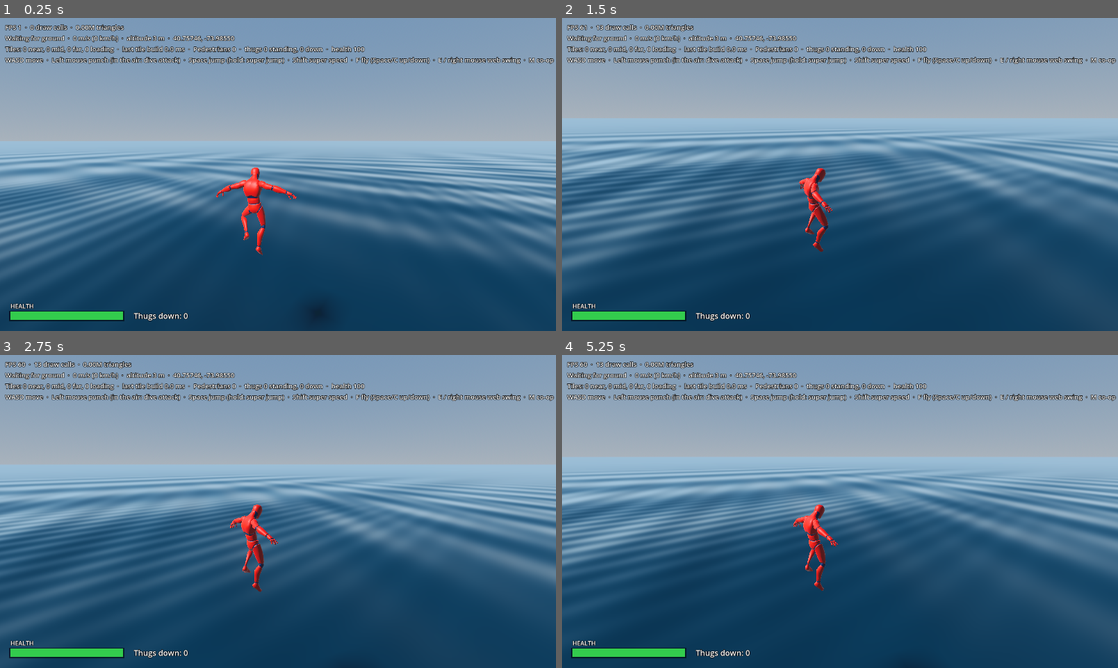
Above: before the commit, frames 1-4 (two rows, left to right).
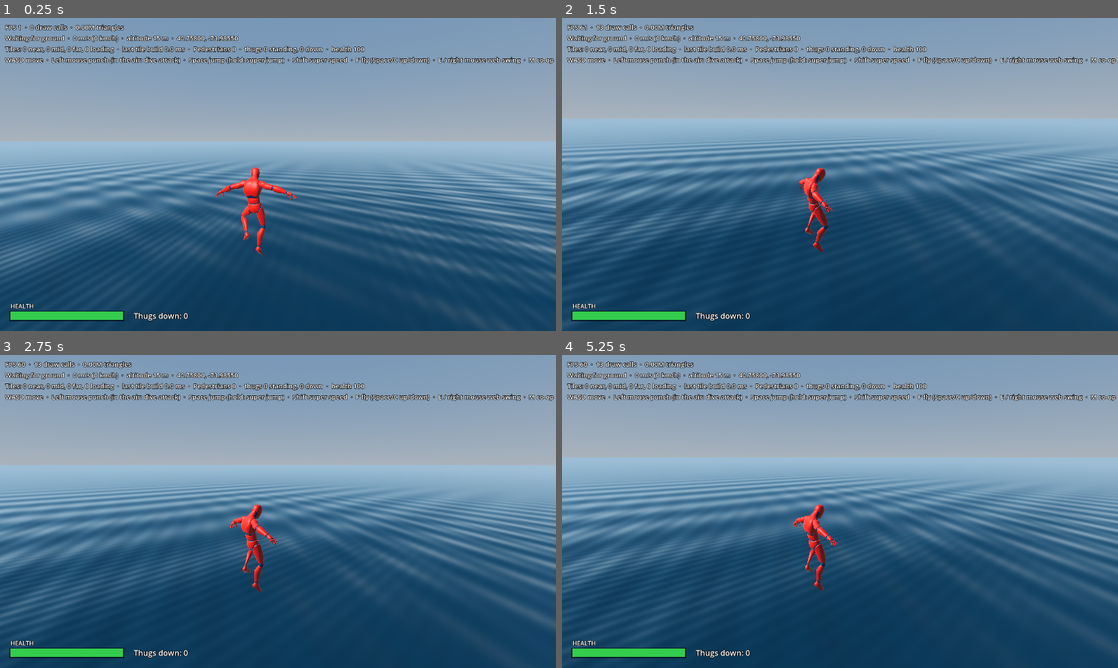
Above: after the commit, the same moments.

Repository: gmmeyer/nycheroes
Game: Godot game, scene res://scenes/world.tscn
Same seed, same stepped clock (60 frames per second), same inputs: the game is played once before the commit and once after it.
Inputs (mouse positions are in pixels of both pictures, inside the frame that each line leads up to):
- Up to frame 1 (0.25 s): no input
- Up to frame 2 (1.5 s): tap Enter at 0.5 s; move the mouse to (962, 158) at 0.52 s; press the mouse at (962, 158) at 0.53 s; hold D (move_right) 0.53-1.28 s; tap Space (jump) at 0.77 s; move the mouse to (812, 174) at 1.27 s; release the mouse at (812, 174) at 1.28 s; hold W (move_forward) from 1.28 s (still down); click (812, 174) at 1.35 s
- Up to frame 3 (2.75 s): keep holding W (move_forward); tap Space (jump) at 1.52 s; move the mouse to (289, 505) at 2.02 s; press the mouse at (289, 505) at 2.03 s; tap F (fly_toggle) at 2.1 s
- Up to frame 4 (5.25 s): keep holding W (move_forward); move the mouse to (834, 517) at 2.77 s; release the mouse at (834, 517) at 2.78 s; tap Shift (sprint) at 2.85 s; tap Space (jump) at 3.02, 3.77, 4.52 s; click (834, 517) at 3.05 s; move the mouse to (878, 514) at 3.52 s; hold E (web) 3.53-4.28 s; click (878, 514) at 3.8 s; move the mouse to (795, 508) at 4.27 s; tap Q at 4.35 s; click (795, 508) at 4.55 s; move the mouse to (845, 511) at 5.02 s; press the mouse at (845, 511) at 5.03 s

The runs differ from the first frame. In frame 1, 12% of the frame differs, in the area x 0-100%, y 5-99%; in frame 2, 12%, in the area x 0-100%, y 5-83%; in frame 3, 12%; in frame 4, 12%.

Commit message:
Add real terrain to the city
The ground now has its real heights instead of being flat at 2 m: Times
Square at 15 m, Washington Heights around 60 m, Staten Island's hills
around 100 m.

- tools/citygen: fetch_data.py downloads the USGS 3DEP 1/3 arc-second
  elevation model; terrain.py resamples it onto a 5 m grid in our map
  projection (rasterio added to requirements)
- Streets, sidewalks and parks bend with the terrain on a 20 m lattice
  (40 m and 160 m in coarser tiles), with smooth normals; sidewalk lanes
  and building bases use the same lattice heights, so they sit exactly
  on the mesh
- Buildings stand on their lowest corner; bridge decks ramp down to the
  real street height and measure clearance from the water below them
- 904 lakes, reservoirs, ponds and creeks above sea level get a water
  surface over a lake bed (tile format v5 adds a water surface); their
  surfaces are on a new "water" physics layer, and heroes swim at
  whatever level the water is
- Game: the hero is dropped onto the ground at spawn (Game.place_hero),
  the default spawn moved off a building roof, and pedestrians and gangs
  spawn only near street level; CityStreamer.ground_height_at() finds
  the ground for tests, demos and thug spawns
- Hero test checks swimming in the Central Park Reservoir
- Roadmap: step 6 in progress (terrain done)

Co-Authored-By: Claude Opus 5.5 <noreply@anthropic.com>

Diff:
--- a/project.godot
+++ b/project.godot
@@ -99,6 +99,7 @@
 3d_physics/layer_2="heroes"
 3d_physics/layer_3="npcs"
 3d_physics/layer_4="ragdolls"
+3d_physics/layer_5="water"
 
 [physics]
 
--- a/scenes/world.tscn
+++ b/scenes/world.tscn
@@ -83,6 +83,7 @@
 script = ExtResource("1_city")
 building_material = SubResource("ShaderMaterial_building")
 ground_material = SubResource("ShaderMaterial_ground")
+water_material = SubResource("ShaderMaterial_ocean")
 
 [node name="Ocean" type="MeshInstance3D" parent="."]
 cast_shadow = 0
--- a/scripts/game/demo_director.gd
+++ b/scripts/game/demo_director.gd
@@ -7,10 +7,12 @@
 
 ## Manhattan's avenues run about 29 degrees east of north.
 const AVENUE := Vector3(0.485, 0.0, -0.875)
-## 6th Avenue just north of Times Square, with clear street ahead (world meters).
-const START := Vector3(420.0, 3.0, -220.0)
+## 6th Avenue just north of Times Square, with clear street ahead (world
+## meters; dropped onto the street).
+const START := Vector3(420.0, 30.0, -220.0)
 const SETTLE_TIME := 1.0
 
+@export var game: Game
 @export var hero: Hero
 @export var camera: ThirdPersonCamera
 @export var city: CityStreamer
@@ -28,8 +30,7 @@
 
 func _ready() -> void:
 	process_physics_priority = -20  # before the hero reads its input
-	hero.global_position = WorldOrigin.to_local(START)
-	hero.facing = _avenue_yaw
+	game.place_hero(START, _avenue_yaw, true)
 	_yaw = _avenue_yaw + 2.4
 	camera.yaw = _yaw
 	camera.pitch = _pitch
--- a/scripts/game/game.gd
+++ b/scripts/game/game.gd
@@ -1,14 +1,19 @@
+class_name Game
 extends Node3D
-## Sets up a play session: places the hero (?spawn=x,y,z,yaw), lets it move once
-## the ground under it has loaded, and toggles the free-fly debug camera with F1
-## (starting with ?cam=... also starts in the free camera). ?demo plays a
-## scripted tour of the powers instead of taking player input.
+## Sets up a play session: places the hero (?spawn=x,y,z,yaw; without one, on
+## the ground at Times Square), lets it move once the ground under it has
+## loaded, and toggles the free-fly debug camera with F1 (starting with
+## ?cam=... also starts in the free camera). ?demo plays a scripted tour of
+## the powers instead of taking player input.
 ##
 ## Co-op: M opens the co-op menu; ?host hosts a game and ?join=CODE joins one
 ## (invite links use it). Players who join start next to the host's hero.
 
-## Times Square, facing north up Broadway (world meters).
-const DEFAULT_SPAWN := Vector3(0.0, 3.0, 60.0)
+## Times Square, facing north up Broadway (world meters; dropped onto the ground).
+const DEFAULT_SPAWN := Vector3(0.0, 15.0, 0.0)
+## Physics ticks to wait for new collision to show up before giving up on
+## finding the ground (over open water there is none).
+const DROP_TRIES := 30
 
 @export var hero: Hero
 @export var hero_camera: ThirdPersonCamera
@@ -21,17 +26,19 @@
 @export var coop_panel: CoopPanel
 
 var _free_camera_on := false
+var _drop_to_ground := false
+var _drop_tries := 0
 
 
 func _ready() -> void:
 	var spawn := LaunchOptions.get_floats("spawn")
-	var spawn_point := Vector3(spawn[0], spawn[1], spawn[2]) if spawn.size() >= 3 else DEFAULT_SPAWN
-	hero.global_position = WorldOrigin.to_local(spawn_point)
-	if spawn.size() >= 4:
-		hero.facing = deg_to_rad(spawn[3])
-	hero_camera.yaw = hero.facing
+	var facing := deg_to_rad(spawn[3]) if spawn.size() >= 4 else hero.facing
+	if spawn.size() >= 3:
+		place_hero(Vector3(spawn[0], spawn[1], spawn[2]), facing)
+	else:
+		place_hero(DEFAULT_SPAWN, facing, true)
 	_set_free_camera(LaunchOptions.has("cam"))
-	players.placed_by_host.connect(_place_hero)
+	players.placed_by_host.connect(place_hero)
 	coop_panel.toggled.connect(func(_open: bool) -> void: _update_controls())
 	Net.state_changed.connect(_on_net_state_changed)
 	if LaunchOptions.has("demo"):
@@ -43,8 +50,31 @@
 
 
 func _physics_process(_delta: float) -> void:
-	if hero.frozen and city.has_collision_at(hero.world_position()):
-		hero.frozen = false
+	if not hero.frozen or not city.has_collision_at(hero.world_position()):
+		return
+	if _drop_to_ground:
+		var ground := city.ground_height_at(hero.world_position())
+		_drop_tries += 1
+		if is_nan(ground) and _drop_tries < DROP_TRIES:
+			return  # the tile's collision is still being set up
+		if not is_nan(ground):
+			hero.global_position.y = ground + 0.05
+		_drop_to_ground = false
+	hero.frozen = false
+
+
+## Moves our hero to a world position (the host does this when we join) and
+## holds it there until the ground has loaded. With `drop`, the height isn't
+## known: the hero then lands on whatever is below.
+func place_hero(world_position: Vector3, facing: float, drop := false) -> void:
+	hero.set_mode(&"OnFoot")
+	hero.global_position = WorldOrigin.to_local(world_position)
+	hero.velocity = Vector3.ZERO
+	hero.facing = facing
+	hero.frozen = true
+	hero_camera.yaw = facing
+	_drop_to_ground = drop
+	_drop_tries = 0
 
 
 func _unhandled_input(event: InputEvent) -> void:
@@ -62,22 +92,12 @@
 	player_input.process_mode = Node.PROCESS_MODE_DISABLED
 	hud.visible = false
 	var director := DemoDirector.new()
+	director.game = self
 	director.hero = hero
 	director.camera = hero_camera
 	director.city = city
 	director.encounters = encounters
 	add_child(director)
-
-
-## Moves our hero to a world position (the host does this when we join) and
-## holds it there until the ground has loaded.
-func _place_hero(world_position: Vector3, facing: float) -> void:
-	hero.set_mode(&"OnFoot")
-	hero.global_position = WorldOrigin.to_local(world_position)
-	hero.velocity = Vector3.ZERO
-	hero.facing = facing
-	hero.frozen = true
-	hero_camera.yaw = facing
 
 
 func _on_net_state_changed() -> void:
--- a/scripts/hero/hero.gd
+++ b/scripts/hero/hero.gd
@@ -16,8 +16,10 @@
 const GRAVITY := 30.0
 const MAX_FALL_SPEED := 95.0
 const WORLD_LAYER := 1
-## Below this height the hero is in the water (sea level is 0, land is 2 m up).
+## This far below the water's surface, the hero is in the water.
 const WATER_LINE := -0.6
+## How far above and below the hero to look for a raised lake's surface.
+const WATER_PROBE := 4.0
 const MAX_HEALTH := 100.0
 ## Health comes back after this long without being hit.
 const REGEN_DELAY := 4.0
@@ -42,6 +44,10 @@
 var remote_id := 0
 ## For a copy: whether that player's hero is on the ground.
 var remote_grounded := false
+## For a copy: whether that player's hero is in the water.
+var remote_in_water := false
+## Height of the water surface around the hero: a raised lake's, or sea level (0).
+var water_level := 0.0
 
 # Input edges for this tick, worked out from `input`.
 var jump_pressed := false
@@ -77,6 +83,7 @@
 	_prev_position = global_position
 	if frozen or is_remote():
 		return
+	water_level = _find_water_level()
 	jump_pressed = input.jump_held and not _prev_jump
 	web_pressed = input.web_held and not _prev_web
 	attack_pressed = input.attack_held and not _prev_attack
@@ -153,7 +160,7 @@
 
 
 func is_in_water() -> bool:
-	return global_position.y < WATER_LINE
+	return remote_in_water if is_remote() else global_position.y < water_level + WATER_LINE
 
 
 func can_be_attacked() -> bool:
@@ -180,6 +187,14 @@
 		set_mode(&"KnockedOut")
 
 
+## The surface of a raised lake just above or below the hero, else sea level.
+func _find_water_level() -> float:
+	var query := PhysicsRayQueryParameters3D.create(global_position + Vector3.UP * WATER_PROBE,
+		global_position + Vector3.DOWN * WATER_PROBE, CityStreamer.WATER_LAYER)
+	var hit := get_world_3d().direct_space_state.intersect_ray(query)
+	return hit.position.y if hit else 0.0
+
+
 ## A hard landing: the faster the fall, the wider the blast.
 func _slam(impact_speed: float) -> void:
 	var power := clampf(inverse_lerp(SLAM_SPEED, MAX_FALL_SPEED, impact_speed), 0.0, 1.0)
--- a/scripts/hero/modes/on_foot_mode.gd
+++ b/scripts/hero/modes/on_foot_mode.gd
@@ -36,7 +36,7 @@
 @export var swim_speed := 5.0
 @export var swim_super_speed := 25.0
 @export var water_jump_speed := 16.0
-## Height the hero's feet float at (water surface is 0).
+## How far below the water's surface the hero's feet float.
 @export var float_height := -1.2
 
 ## True while jump is held on the ground; charge goes 0..1 once it's a super jump.
@@ -187,7 +187,7 @@
 	var horizontal := Vector3(hero.velocity.x, 0.0, hero.velocity.z).move_toward(wish * top_speed, 30.0 * delta)
 
 	# Bob back up to the surface, and leap out with jump.
-	var rise := (float_height - hero.global_position.y) * 4.0
+	var rise := (hero.water_level + float_height - hero.global_position.y) * 4.0
 	var vertical := lerpf(hero.velocity.y, rise, 1.0 - exp(-6.0 * delta))
 	if hero.jump_pressed:
 		vertical = water_jump_speed
--- a/scripts/net/player_sync.gd
+++ b/scripts/net/player_sync.gd
@@ -16,6 +16,7 @@
 const GROUNDED := 1
 const FROZEN := 2
 const CHARGING := 4
+const IN_WATER := 8
 ## Joining players appear this far to the side of the host's hero (meters).
 const JOIN_SPACING := 3.0
 
@@ -57,7 +58,7 @@
 	var melee := source.get_mode(&"Melee") as MeleeMode
 	var swing := source.get_mode(&"Swing") as SwingMode
 	var flags := (GROUNDED if source.is_on_floor() else 0) | (FROZEN if source.frozen else 0) \
-		| (CHARGING if on_foot.charging else 0)
+		| (CHARGING if on_foot.charging else 0) | (IN_WATER if source.is_in_water() else 0)
 	return [Time.get_ticks_msec(), source.world_position(), source.velocity, source.facing,
 		MODES.find(source.mode.name), flags, on_foot.charge, source.health, source.hurt_time,
 		melee.step, melee.punch_id, WorldOrigin.to_world(swing.anchor), WorldOrigin.to_world(swing.web_point)]
@@ -81,6 +82,7 @@
 	var flags: int = latest[5]
 	copy.remote_grounded = flags & GROUNDED != 0
 	copy.frozen = flags & FROZEN != 0
+	copy.remote_in_water = flags & IN_WATER != 0
 	var on_foot := copy.get_mode(&"OnFoot") as OnFootMode
 	on_foot.charging = flags & CHARGING != 0
 	on_foot.charge = latest[6]
--- a/scripts/npc/crowd_manager.gd
+++ b/scripts/npc/crowd_manager.gd
@@ -40,7 +40,8 @@
 		if pedestrian.world_position.distance_to(center) > despawn_distance:
 			pedestrians.erase(pedestrian)
 			pedestrian.queue_free()
-	if hero.frozen or center.y > MAX_SPAWN_ALTITUDE or pedestrians.size() >= max_pedestrians:
+	var above_street := center.y - city.ground_height_at(center, 0.5)
+	if hero.frozen or not above_street <= MAX_SPAWN_ALTITUDE or pedestrians.size() >= max_pedestrians:
 		return
 	var lanes := city.lanes_near(center, spawn_range.y)
 	if lanes.is_empty():
--- a/scripts/npc/encounter_director.gd
+++ b/scripts/npc/encounter_director.gd
@@ -15,6 +15,9 @@
 const MAX_SPAWN_ALTITUDE := 150.0
 ## Spacing between gang members along the sidewalk.
 const SPACING := 1.6
+## Gang members are placed on the ground found within this far above or
+## below where they're asked to go (streets slope).
+const GROUND_SEARCH := 6.0
 ## Players hear about thugs within this distance of their hero, and stop
 ## hearing about them past FORGET_RANGE.
 const SHARE_RANGE := 400.0
@@ -91,6 +94,9 @@
 	var gang: Array[Thug] = []
 	for k in count:
 		var spot := world_center + direction * (k - (count - 1) * 0.5) * SPACING
+		var ground := city.ground_height_at(spot, GROUND_SEARCH)
+		if ground > spot.y - GROUND_SEARCH:
+			spot.y = ground
 		var thug: Thug = THUG_SCENE.instantiate()
 		thug.net_id = _next_id
 		_next_id += 1
@@ -123,7 +129,8 @@
 	var cooldown: float = _cooldowns.get(key, 2.0) - UPDATE_INTERVAL
 	_cooldowns[key] = cooldown
 	var center := target.world_position()
-	if cooldown > 0.0 or target.frozen or center.y >= MAX_SPAWN_ALTITUDE or _gangs_near(center) >= max_gangs:
+	var above_street := center.y - city.ground_height_at(center, 0.5)
+	if cooldown > 0.0 or target.frozen or not above_street < MAX_SPAWN_ALTITUDE or _gangs_near(center) >= max_gangs:
 		return
 	if _spawn_gang_near(target, center):
 		_cooldowns[key] = respawn_delay
--- a/scripts/world/city_streamer.gd
+++ b/scripts/world/city_streamer.gd
@@ -20,6 +20,9 @@
 const MAX_ATTEMPTS := 3
 ## Physics layer 1, "world".
 const COLLISION_LAYER := 1
+## Physics layer 5, "water": raised lakes' surfaces, which nothing collides
+## with but heroes look for to know where the water is.
+const WATER_LAYER := 16
 ## Added to the camera distance when ordering downloads, so nearby detail
 ## arrives first and coarse tiles follow.
 const LEVEL_PRIORITY: Array[float] = [0.0, 400.0, 1500.0]
@@ -38,6 +41,7 @@
 @export var build_budget_msec := 6.0
 @export var building_material: Material
 @export var ground_material: Material
+@export var water_material: Material
 
 var loaded_counts: Array[int] = [0, 0, 0]
 ## World positions that need the ground loaded around them besides the
@@ -127,6 +131,17 @@
 		if not tile.lanes.is_empty() and tile.distance_to(world_position.x, world_position.z) < radius:
 			found.append_array(tile.lanes)
 	return found
+
+
+## Height of the first surface (ground, roof or bridge) straight down from
+## `search_from` meters above a world position (from the sky by default), or
+## NAN if nothing there has loaded with collision yet.
+func ground_height_at(world_position: Vector3, search_from := INF) -> float:
+	var start_y := minf(world_position.y + search_from, WorldOrigin.CEILING + 50.0)
+	var top := WorldOrigin.to_local(Vector3(world_position.x, start_y, world_position.z))
+	var query := PhysicsRayQueryParameters3D.create(top, top + Vector3.DOWN * (start_y + 100.0), COLLISION_LAYER)
+	var hit := get_world_3d().direct_space_state.intersect_ray(query)
+	return hit.position.y if hit else NAN
 
 
 func _tile_at(level: int, world_position: Vector3) -> Tile:
@@ -296,6 +311,9 @@
 					lane[p] += node.position
 				tile.lanes.append(lane)
 			continue
+		if surface.kind == CityTileDecoder.SURFACE_WATER:
+			node.add_child(_water_node(surface.mesh, near))
+			continue
 		var is_buildings: bool = surface.kind == CityTileDecoder.SURFACE_BUILDINGS
 		var instance := MeshInstance3D.new()
 		instance.mesh = surface.mesh
@@ -309,6 +327,23 @@
 			shape.shape = surface.mesh.create_trimesh_shape()
 			body.add_child(shape)
 	return node
+
+
+## A raised lake's surface, which heroes can find (but not stand on) up close.
+func _water_node(mesh: ArrayMesh, near: bool) -> Node3D:
+	var instance := MeshInstance3D.new()
+	instance.mesh = mesh
+	instance.material_override = water_material
+	instance.cast_shadow = GeometryInstance3D.SHADOW_CASTING_SETTING_OFF
+	if near:
+		var body := StaticBody3D.new()
+		body.collision_layer = WATER_LAYER
+		body.collision_mask = 0
+		var shape := CollisionShape3D.new()
+		shape.shape = mesh.create_trimesh_shape()
+		body.add_child(shape)
+		instance.add_child(body)
+	return instance
 
 
 func _unload(tile: Tile) -> void:
--- a/scripts/world/city_tile_decoder.gd
+++ b/scripts/world/city_tile_decoder.gd
@@ -9,12 +9,14 @@
 ## sidewalks, separated by index 0xFFFFFFFF.
 
 const MAGIC := "NYCT"
-const VERSION := 4
+const VERSION := 5
 const SURFACE_BUILDINGS := 0
 const SURFACE_GROUND := 1
 const SURFACE_LANES := 2
 ## Bridges: decks, columns, towers and cables (drawn with the ground material).
 const SURFACE_STRUCTURES := 3
+## Lakes, reservoirs and creeks above sea level (sea-level water is the ocean plane).
+const SURFACE_WATER := 4
 ## 0xFFFFFFFF read as a signed 32-bit index.
 const LANE_BREAK := -1
 
--- a/tests/combat_test.gd
+++ b/tests/combat_test.gd
@@ -11,6 +11,7 @@
 
 var _world: Node
 var _hero: Hero
+var _city: CityStreamer
 var _steps: Array[Dictionary] = []
 var _index := -1
 var _time := 0.0
@@ -24,6 +25,7 @@
 	_world.get_node("PlayerInput").process_mode = Node.PROCESS_MODE_DISABLED
 	_world.get_node("Encounters").process_mode = Node.PROCESS_MODE_DISABLED
 	_hero = _world.get_node("Hero")
+	_city = _world.get_node("City")
 	process_physics_priority = -20
 	_steps = [
 		_step("wait for the ground", 20.0, Callable(), func() -> bool: return not _hero.frozen),
@@ -99,6 +101,10 @@
 		var thug: Thug = THUG_SCENE.instantiate()
 		add_child(thug)
 		var spot := world_center + Vector3(AVENUE.z, 0.0, -AVENUE.x) * (k - (count - 1) * 0.5) * 1.6
+		spot.y = _hero.world_position().y  # the same street as the hero
+		var ground := _city.ground_height_at(spot, 6.0)
+		if not is_nan(ground):
+			spot.y = ground
 		thug.global_position = WorldOrigin.to_local(spot) + Vector3.UP * 0.2
 		thug.setup(_hero, k, TAU * k / count)
 		_gang.append(thug)
@@ -113,7 +119,11 @@
 	return Vector3.ZERO
 
 
+## Moves the hero to a world position, standing on the ground there if there is any.
 func _teleport(world_position: Vector3) -> void:
+	var ground := _city.ground_height_at(world_position)
+	if not is_nan(ground):
+		world_position.y = ground + 0.05
 	_hero.global_position = WorldOrigin.to_local(world_position)
 	_hero.velocity = Vector3.ZERO
 
--- a/tests/coop_test.gd
+++ b/tests/coop_test.gd
@@ -9,7 +9,7 @@
 
 const PORT := 8071
 ## Across the city from the host: the Bronx, by Yankee Stadium (world meters).
-const FAR_SPOT := Vector3(4998.0, 40.0, -7700.0)
+const FAR_SPOT := Vector3(4998.0, 150.0, -7700.0)
 ## How close a hero copy must be to where its player says the hero is (m).
 const POSITION_TOLERANCE := 0.5
 
--- a/tests/hero_moves_test.gd
+++ b/tests/hero_moves_test.gd
@@ -9,8 +9,12 @@
 const OPEN_AVENUE := Vector3(420.0, 3.0, -220.0)
 ## A spot in the Hudson River, west of Midtown (world meters).
 const HUDSON := Vector3(-2200.0, 5.0, 0.0)
+## The middle of the Central Park Reservoir, whose surface is 37 m above sea level.
+const RESERVOIR := Vector3(1981.0, 60.0, -3104.0)
 
+var _world: Game
 var _hero: Hero
+var _city: CityStreamer
 var _steps: Array[Dictionary] = []
 var _index := -1
 var _time := 0.0
@@ -18,13 +22,15 @@
 
 
 func _ready() -> void:
-	var world: Node = load("res://scenes/world.tscn").instantiate()
+	var world: Game = load("res://scenes/world.tscn").instantiate()
 	add_child(world)
+	_world = world
 	world.get_node("PlayerInput").process_mode = Node.PROCESS_MODE_DISABLED
 	# No pedestrians or thugs here: this test is about movement only.
 	world.get_node("Crowd").process_mode = Node.PROCESS_MODE_DISABLED
 	world.get_node("Encounters").process_mode = Node.PROCESS_MODE_DISABLED
 	_hero = world.get_node("Hero")
+	_city = world.get_node("City")
 	# Run before the hero each tick so the scripted input is used right away.
 	process_physics_priority = -20
 	_steps = [
@@ -68,6 +74,11 @@
 				_teleport(HUDSON)),
 		_step("swim", 2.0, func(i: HeroInput, _t: float) -> void: _move(i, Vector3.RIGHT)),
 		_step("jump out of the water", 1.5, func(i: HeroInput, t: float) -> void: i.jump_held = t < 0.1),
+		_step("drop into the Central Park Reservoir", 15.0, func(_i: HeroInput, t: float) -> void:
+			if t < 0.02:
+				_world.place_hero(RESERVOIR, 0.0, true),
+			func() -> bool: return _time > 4.0 and not _hero.frozen),
+		_step("swim in the reservoir", 2.0, func(i: HeroInput, _t: float) -> void: _move(i, Vector3.RIGHT)),
 	]
 
 
@@ -118,7 +129,11 @@
 	input.web_held = true
 
 
+## Moves the hero to a world position, standing on the ground there if there is any.
 func _teleport(world_position: Vector3) -> void:
+	var ground := _city.ground_height_at(world_position)
+	if not is_nan(ground):
+		world_position.y = ground + 0.05
 	_hero.global_position = WorldOrigin.to_local(world_position)
 	_hero.velocity = Vector3.ZERO
 
Not shown, changed: tools/citygen/requirements.txt
Not shown, changed: docs/ROADMAP.md
